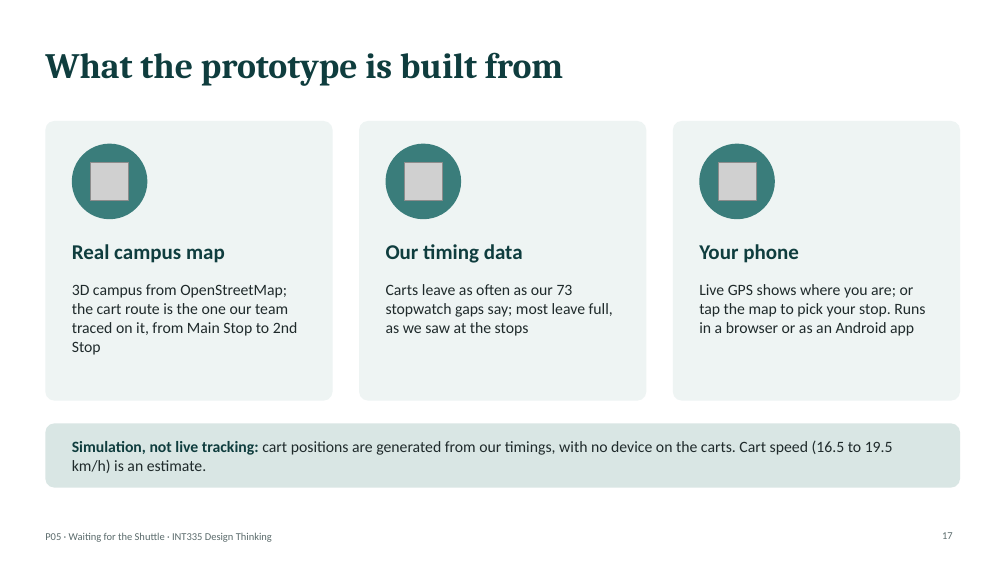
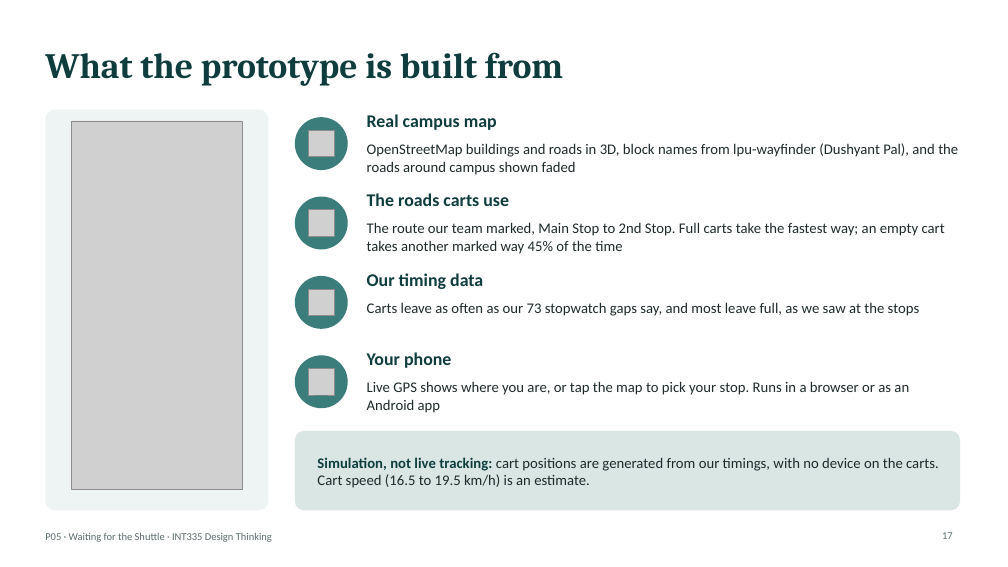
Before and after one commit to ShadowIzzHerZ/waiting-for-the-shuttle, a slide deck: slide 17 of deck/P05_Waiting_for_the_Shuttle.pptx. Drawn at 1008x567 pixels with LibreOffice and Linux fonts; fonts in the diff are those of the drawing; grey boxes stand for pictures. Boxes give left, top, right and bottom in pixels: in the first picture for what was removed or moved away, otherwise in the second. Text is boxed around its words. In the diff, an @@ line names an element or a change of style, - is before the commit and + after.

```diff
--- a/deck/P05_Waiting_for_the_Shuttle.pptx
+++ b/deck/P05_Waiting_for_the_Shuttle.pptx
@@ rounded rectangle resized from (x1=45, y1=121, x2=333, y2=401) to (x1=45, y1=110, x2=268, y2=510) @@
@@ rounded rectangle at (x1=45, y1=110, x2=268, y2=510): proportions changed @@
@@ ellipse added at (x1=295, y1=117, x2=348, y2=170), fill #3A7D7B @@
@@ text "Real campus map" moved from (x1=72, y1=244, x2=225, y2=263) to (x1=367, y1=114, x2=497, y2=130) @@
@@ ellipse removed at (x1=72, y1=144, x2=147, y2=219) @@
@@ picture added at (x1=72, y1=121, x2=242, y2=489) @@
@@ picture resized from (x1=91, y1=163, x2=129, y2=200) to (x1=309, y1=131, x2=335, y2=157) @@
@@ rounded rectangle removed at (x1=359, y1=121, x2=647, y2=401) @@
@@ text added at (x1=367, y1=143, x2=958, y2=175), 14 pt, text #1F2A2B @@
+OpenStreetMap buildings and roads in 3D, block names from lpu-wayfinder (Dushyant Pal), and the roads around campus shown faded
@@ rounded rectangle removed at (x1=673, y1=121, x2=960, y2=401) @@
@@ ellipse removed at (x1=699, y1=144, x2=775, y2=219) @@
@@ ellipse resized from (x1=386, y1=144, x2=461, y2=219) to (x1=295, y1=197, x2=348, y2=250) @@
@@ picture added at (x1=309, y1=209, x2=335, y2=236) @@
@@ text added at (x1=367, y1=193, x2=509, y2=206), 17 pt, text #0F3D3E, bold @@
+The roads carts use
@@ text added at (x1=367, y1=222, x2=945, y2=254), 14 pt, text #1F2A2B @@
+The route our team marked, Main Stop to 2nd Stop. Full carts take the fastest way; an empty cart takes another marked way 45% of the time
@@ text "Our timing data" moved from (x1=386, y1=244, x2=523, y2=263) to (x1=367, y1=273, x2=483, y2=289) @@
@@ text removed at (x1=72, y1=284, x2=297, y2=355) @@
-3D campus from OpenStreetMap; the cart route is the one our team traced on it, from Main Stop to 2nd Stop
@@ ellipse added at (x1=295, y1=276, x2=348, y2=329), fill #3A7D7B @@
@@ picture resized from (x1=405, y1=163, x2=442, y2=200) to (x1=309, y1=290, x2=335, y2=316) @@
@@ text at (x1=367, y1=302, x2=920, y2=316): text changed; size 15 to 14 pt @@
-Carts leave as often as our 73 stopwatch gaps say; most leave full, as we saw at the stops
+Carts leave as often as our 73 stopwatch gaps say, and most leave full, as we saw at the stops
@@ ellipse added at (x1=295, y1=355, x2=348, y2=408), fill #3A7D7B @@
@@ size 20 to 17 pt in 3 elements at (x1=367, y1=273, x2=483, y2=289), (x1=367, y1=114, x2=497, y2=130), (x1=367, y1=352, x2=451, y2=368) @@
@@ text "Your phone" moved from (x1=699, y1=244, x2=799, y2=263) to (x1=367, y1=352, x2=451, y2=368) @@
@@ picture resized from (x1=718, y1=163, x2=756, y2=200) to (x1=309, y1=369, x2=335, y2=395) @@
@@ text at (x1=367, y1=381, x2=909, y2=413): text changed; size 15 to 14 pt @@
-Live GPS shows where you are; or tap the map to pick your stop. Runs in a browser or as an Android app
+Live GPS shows where you are, or tap the map to pick your stop. Runs in a browser or as an Android app
@@ rounded rectangle at (x1=295, y1=431, x2=960, y2=510): proportions changed @@
@@ rounded rectangle resized from (x1=45, y1=423, x2=960, y2=488) to (x1=295, y1=431, x2=960, y2=510) @@
@@ text "Simulation, not live tracking: cart ..." moved from (x1=72, y1=441, x2=893, y2=473) to (x1=317, y1=457, x2=939, y2=488) @@
@@ text "Simulation, not live tracking: cart ..." at (x1=317, y1=457, x2=939, y2=488): size 15 to 14 pt @@
```
Also in this commit, not shown: 1 slide added, 1 slide removed, 6 other files.
